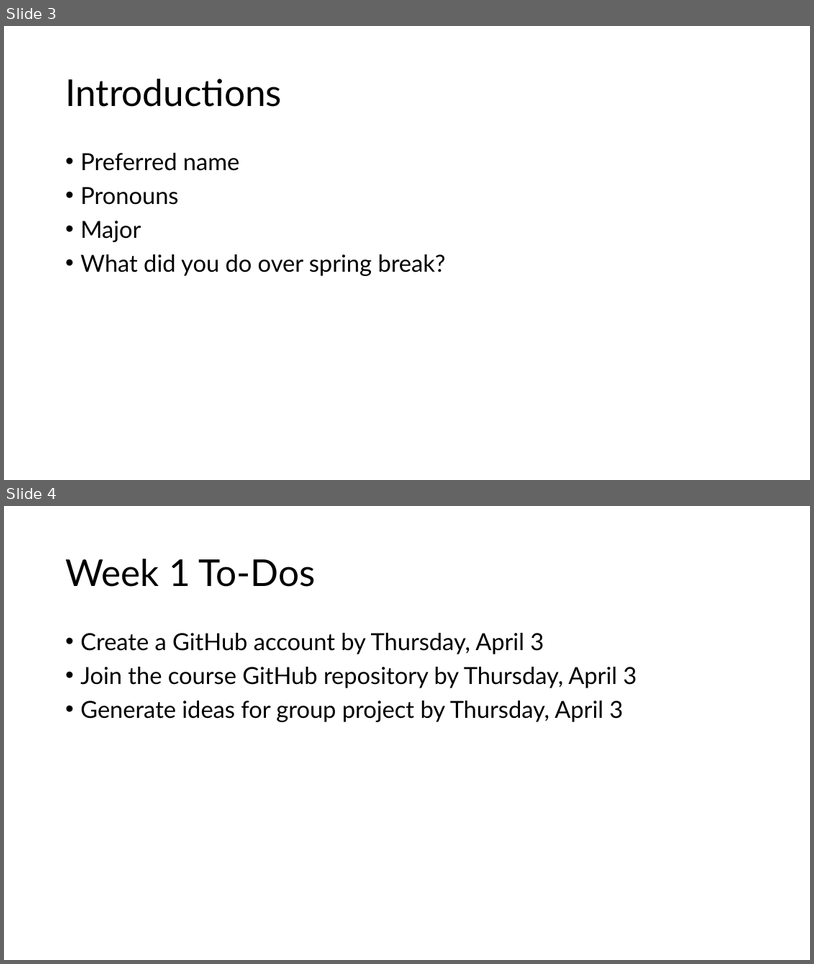
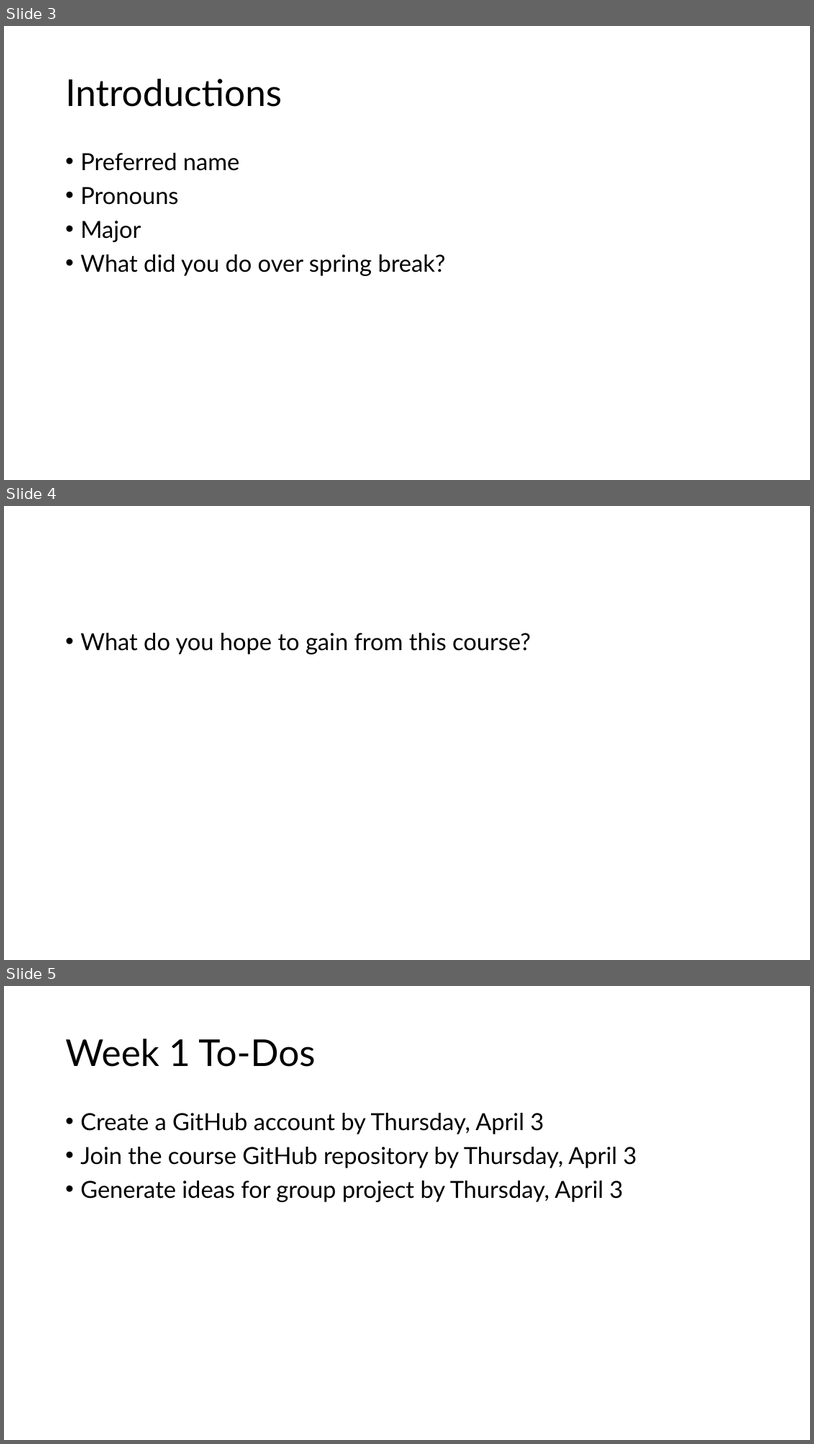
Before and after one commit to watsonjr/Analytical_Workflows_Fall2025, a slide deck: Module 1/Week 1/Intro to Analytical Workflows.pptx. Shown one above the other, each under a label of ours: slides 3 and 4 before the commit, slides 3, 4 and 5 after it. The pictures are 814x964 and 814x1444 pixels, drawn with LibreOffice and Linux fonts; fonts in the diff are those of the drawing. Boxes give left, top, right and bottom in pixels: in the first picture for what was removed or moved away, otherwise in the second. Text is boxed around its words. In the diff, an @@ line names an element or a change of style, - is before the commit and + after.

Commit message:
Add new slide

```diff
--- a/Module 1/Week 1/Intro to Analytical Workflows.pptx
+++ b/Module 1/Week 1/Intro to Analytical Workflows.pptx
@@ slide 4 added at [4,506,810,960], background #FFFFFF @@
@@ text added at [80,633,531,654], 28 pt, text #000000 @@
+• What do you hope to gain from this course?
@@ what was slide 4 is now slide 5 @@
```
